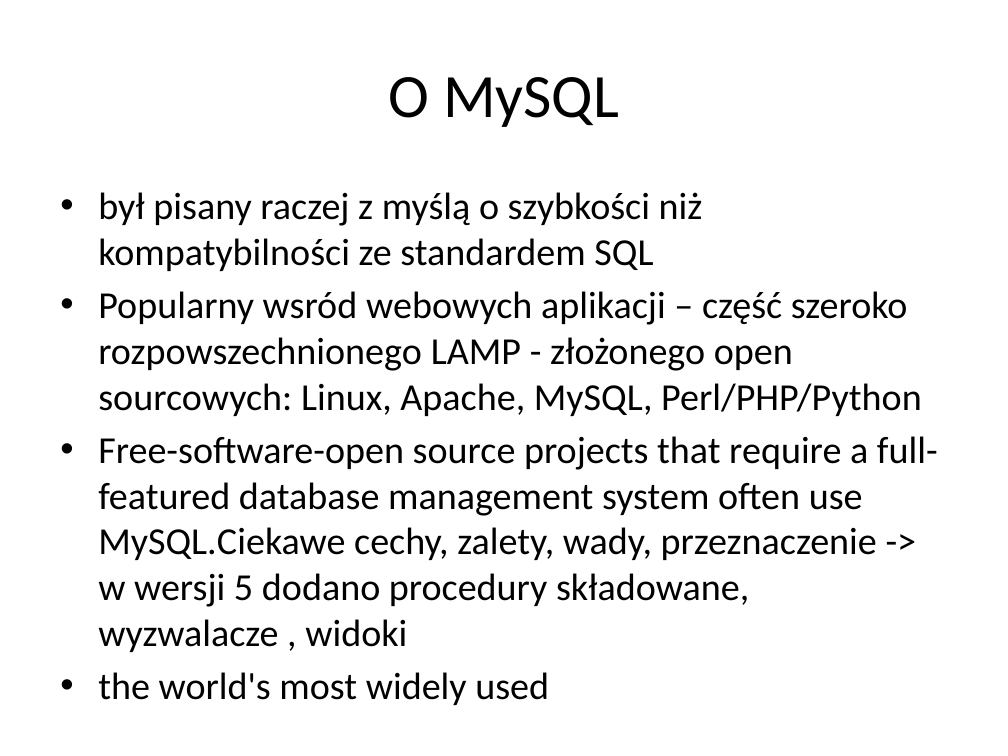
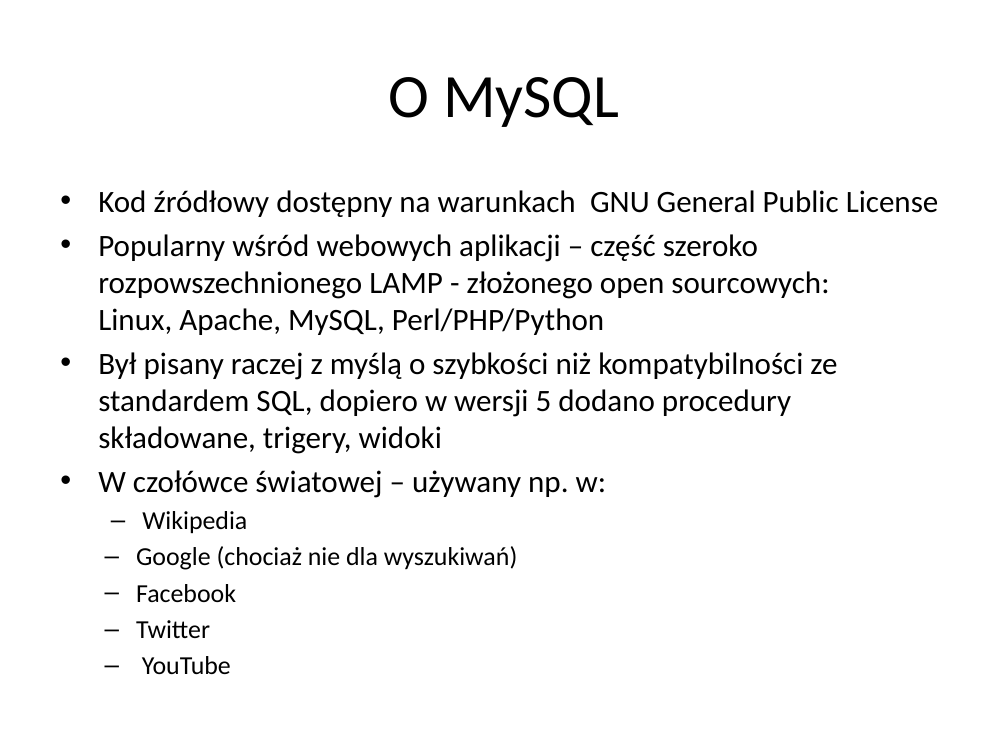
Before and after one commit to alicjasalamon/DB2, a slide deck: slide 2 of MySQL + Hibernate.pptx. Drawn at 1008x756 pixels with LibreOffice and Linux fonts; fonts in the diff are those of the drawing. Boxes give left, top, right and bottom in pixels: in the first picture for what was removed or moved away, otherwise in the second. Text is boxed around its words. In the diff, an @@ line names an element or a change of style, - is before the commit and + after.

Commit message:
presentation

```diff
--- a/MySQL + Hibernate.pptx
+++ b/MySQL + Hibernate.pptx
@@ text at bbox=[98, 190, 939, 675]: text changed; size 27.2 to 22.2 pt @@
-• był pisany raczej z myślą o szybkości niż kompatybilności ze standardem SQL
-• Popularny wsród webowych aplikacji – część szeroko rozpowszechnionego LAMP - złożonego open sourcowych: Linux, Apache, MySQL, Perl/PHP/Python
-• Free-software-open source projects that require a full-featured database management system often use MySQL.Ciekawe cechy, zalety, wady, przeznaczenie -> w wersji 5 dodano procedury składowane, wyzwalacze , widoki
-• the world's most widely used
+• Kod źródłowy dostępny na warunkach GNU General Public License
+• Popularny wśród webowych aplikacji – część szeroko rozpowszechnionego LAMP - złożonego open sourcowych: Linux, Apache, MySQL, Perl/PHP/Python
+• Był pisany raczej z myślą o szybkości niż kompatybilności ze standardem SQL, dopiero w wersji 5 dodano procedury składowane, trigery, widoki
+• W czołówce światowej – używany np. w:
+  – Wikipedia
+  – Google (chociaż nie dla wyszukiwań)
+  – Facebook
+  – Twitter
+  – YouTube
```
Also in this commit, not shown: 4 other slides changed, 5 slides added, 3 slides removed, 1 other file.
